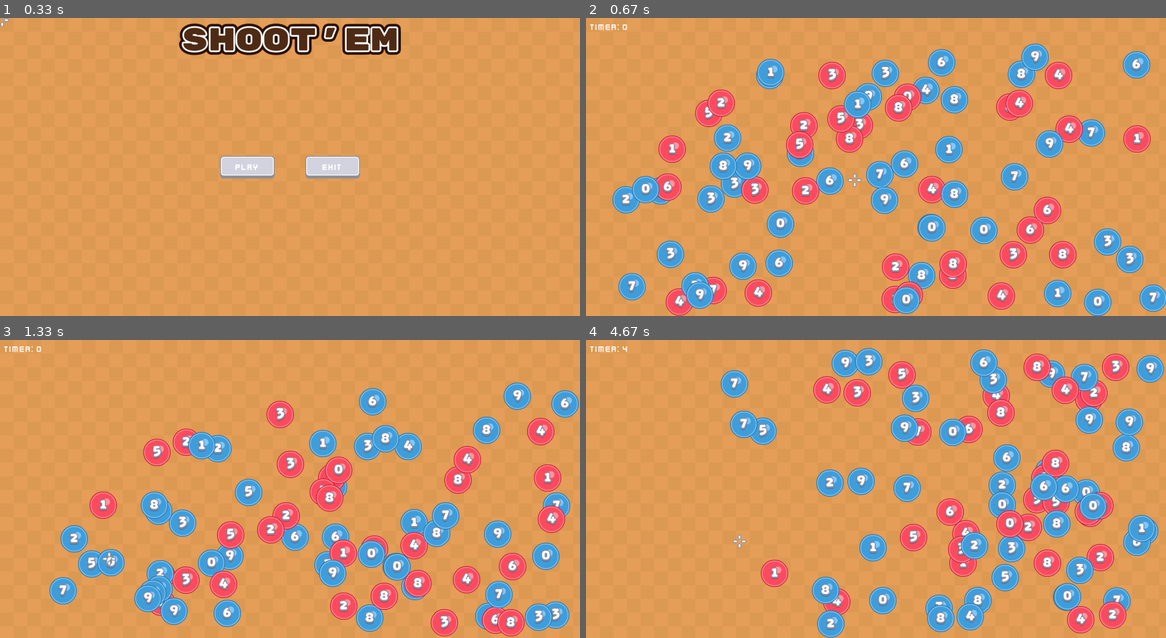
Above: before the commit, frames 1-4 (two rows, left to right).
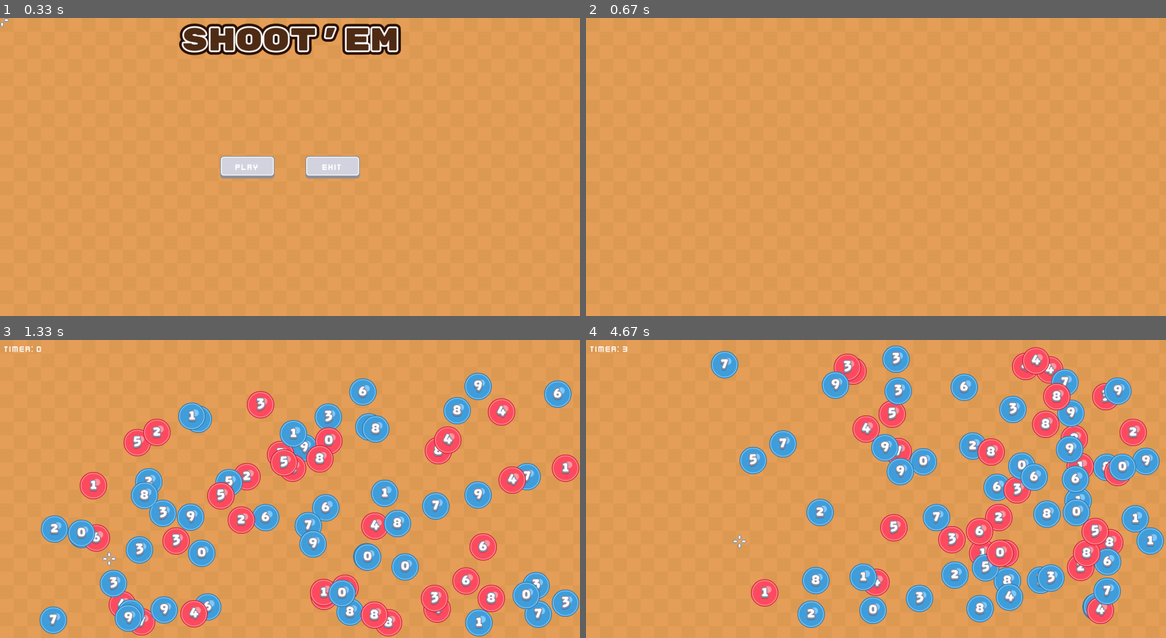
Above: after the commit, the same moments.

Repository: ali-khawasawala-521/ShootEm-PyGame-
Game: pygame game, started from main.py
Same seed, same stepped clock (60 frames per second), same inputs: the game is played once before the commit and once after it.
Inputs (mouse positions are in pixels of both pictures, inside the frame that each line leads up to):
- Up to frame 1 (0.33 s): no input
- Up to frame 2 (0.67 s): click (852, 178) at 0.38 s
- Up to frame 3 (1.33 s): click (150, 491) at 0.72 s; click (110, 557) at 1.05 s
- Up to frame 4 (4.67 s): click (945, 515) at 1.38 s; click (736, 429) at 1.72 s; click (881, 518) at 2.05 s; click (1096, 599) at 2.38 s; click (783, 390) at 2.72 s; click (1079, 566) at 3.05 s; click (1084, 465) at 3.38 s; click (696, 450) at 3.72 s; click (702, 387) at 4.05 s; click (736, 542) at 4.38 s

Frame 1 is identical in both runs. In frame 2, 24% of the frame differs, in the area x 0-100%, y 2-100%; in frame 3, 37%, in the area x 6-100%, y 11-100%; in frame 4, 35%.

Commit message:
Music & Sounds Added

Diff:
--- a/main.py
+++ b/main.py
@@ -3,11 +3,11 @@
 Description: A simple ball shooting game developed with Python and PyGame for building the concentration power and the knowledge of even and odd numbers in kids.
 '''
 
-import sys # Provide System related functionality.
-import random # Provide Randomness.
-import math # Provide Essential Math Funtionality.
-import pygame # Provide Game Related Functions.
-
+import sys
+import random
+import math
+import time
+import pygame
 
 # Class for creating Background Tiles.
 class Tile(pygame.sprite.Sprite):
@@ -70,6 +70,12 @@
     # Defition for Play and Exit Button
     def gameUI(self):
         uiCollide = pygame.sprite.spritecollide(crosshair, stage.ui_group, False)
+        btnSound = pygame.mixer.Sound('assets/btn.ogg')
+
+        if uiCollide and uiCollide[0].type == "button":
+            btnSound.play()
+            time.sleep(0.4)
+
         if uiCollide and uiCollide[0].label == "PLAY" or uiCollide[0].label == "REPLAY":
             stage.createBall()
             stage.currentScreen = "Game Screen" # Changing screen to Game Play
@@ -82,9 +88,10 @@
     def shoot(self):
         # Checking whether crosshair is on ball while shooting
         ball = pygame.sprite.spritecollide(crosshair, stage.ball_group, False)
-
+        shootSound = pygame.mixer.Sound('assets/shoot.ogg')
         # Checking if ball is even or odd.
         if ball and ball[0].is_even:
+            shootSound.play()
             stage.totalEvenBalls -= 1
             stage.ball_group.remove(ball[0])
             if stage.totalEvenBalls <= 0:
@@ -220,7 +227,8 @@
 
     def menuScreen(self, type):
         self.commonEvents(crosshair.gameUI)
-        # screen.blit(self.title, (int(screenWidth/2) - int(self.title.get_width()/2),10))
+        pygame.mixer.music.stop()
+
         if type == "Main Menu":
             if self.ui_group.sprites()[1].label != "PLAY":
                 self.ui_group = pygame.sprite.Group()
@@ -242,6 +250,9 @@
         self.crossHairRender()
 
     def gameScreen(self):
+        if not pygame.mixer.music.get_busy():
+            pygame.mixer.music.play(-1)
+
         self.commonEvents(crosshair.shoot)
         timer = self.timer // 60
         self.timerText = self.font.render(f"TIMER: {timer}", True, (255,255,255))
@@ -295,6 +306,8 @@
 crosshair_group = pygame.sprite.Group()
 crosshair_group.add(crosshair)
 
+pygame.mixer.music.load("assets/backMusic.mp3")
+
 stage = Stage()
 
 ## Game Loop
Not shown, added: assets/backMusic.mp3
Not shown, added: assets/btn.ogg
Not shown, added: assets/shoot.ogg
